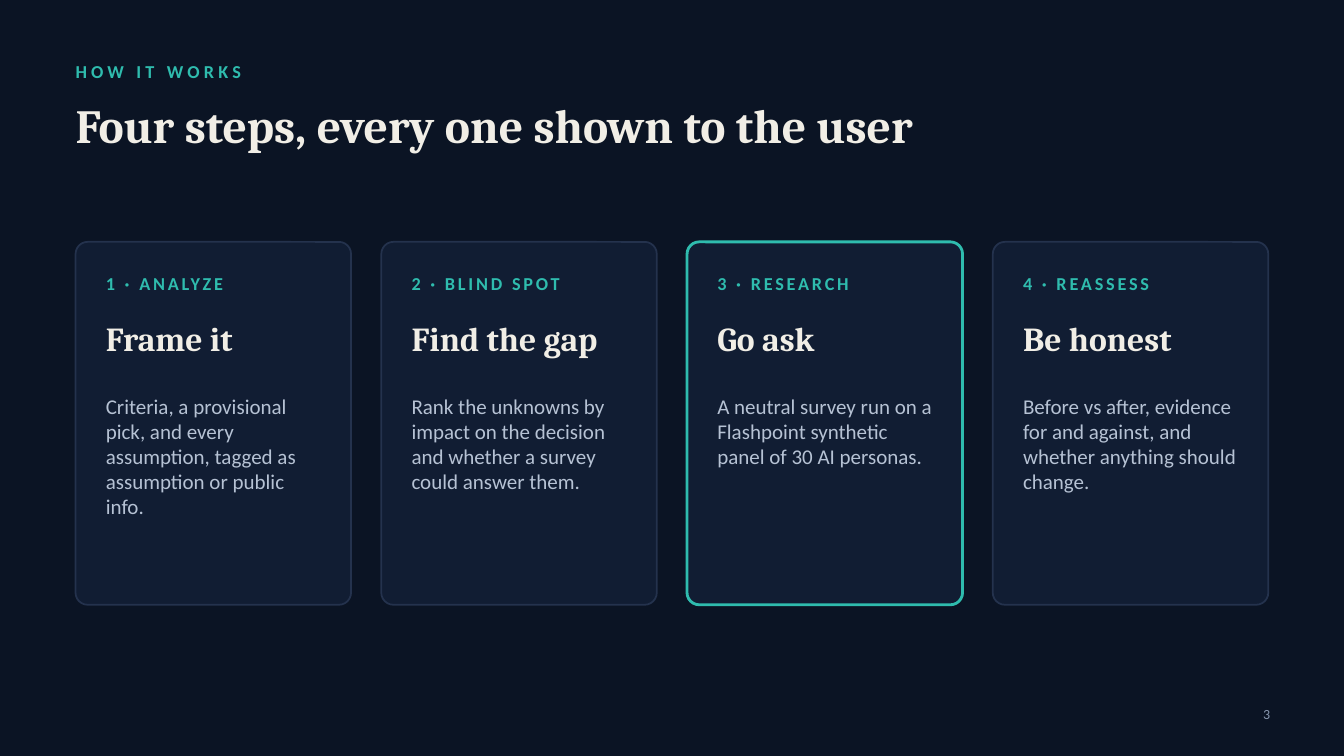
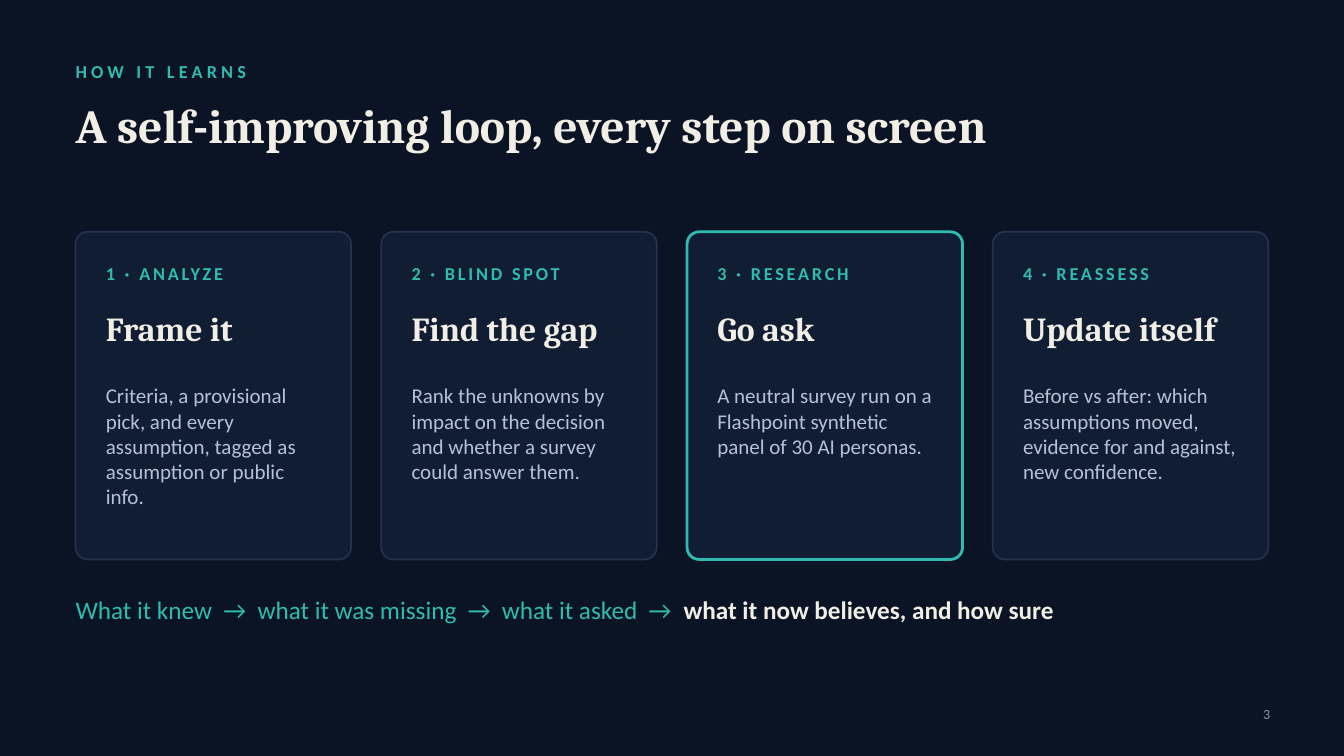
Before and after one commit to naringrekarchinmay/blindspot-ai, a slide deck: slide 3 of docs/presentation/BlindSpot-AI-pitch.pptx. Drawn at 1344x756 pixels with LibreOffice and Linux fonts; fonts in the diff are those of the drawing. Boxes give left, top, right and bottom in pixels: in the first picture for what was removed or moved away, otherwise in the second. Text is boxed around its words. In the diff, an @@ line names an element or a change of style, - is before the commit and + after.

```diff
--- a/docs/presentation/BlindSpot-AI-pitch.pptx
+++ b/docs/presentation/BlindSpot-AI-pitch.pptx
@@ text at (x1=76, y1=66, x2=246, y2=78): text changed @@
-HOW IT WORKS
+HOW IT LEARNS
@@ title at (x1=76, y1=109, x2=987, y2=153): text changed @@
-Four steps, every one shown to the user
+A self-improving loop, every step on screen
@@ rounded rectangle resized from (x1=76, y1=242, x2=351, y2=605) to (x1=76, y1=232, x2=351, y2=560) @@
@@ rounded rectangle resized from (x1=381, y1=242, x2=656, y2=605) to (x1=381, y1=232, x2=656, y2=560) @@
@@ rounded rectangle resized from (x1=688, y1=242, x2=963, y2=605) to (x1=688, y1=232, x2=963, y2=560) @@
@@ rounded rectangle resized from (x1=993, y1=242, x2=1268, y2=605) to (x1=993, y1=232, x2=1268, y2=560) @@
@@ 7 texts moved together from (x1=106, y1=278, x2=1149, y2=359) to (x1=106, y1=268, x2=1149, y2=349) @@
@@ text at (x1=1023, y1=317, x2=1216, y2=348): text changed @@
-Be honest
+Update itself
@@ text "Criteria, a provisional pick, and ..." moved from (x1=106, y1=399, x2=295, y2=514) to (x1=106, y1=388, x2=295, y2=504) @@
@@ text "Rank the unknowns by impact ..." moved from (x1=412, y1=399, x2=605, y2=489) to (x1=412, y1=388, x2=605, y2=479) @@
@@ text "A neutral survey run on ..." moved from (x1=717, y1=399, x2=932, y2=468) to (x1=717, y1=388, x2=932, y2=458) @@
@@ text at (x1=1023, y1=388, x2=1236, y2=479): text changed @@
-Before vs after, evidence for and against, and whether anything should change.
+Before vs after: which assumptions moved, evidence for and against, new confidence.
@@ text added at (x1=76, y1=601, x2=1054, y2=624), 18 pt, text #2FBCAE @@
+What it knew → what it was missing → what it asked → what it now believes, and how sure
```
Also in this commit, not shown: 2 other slides changed, 1 slide added, 9 other files.
